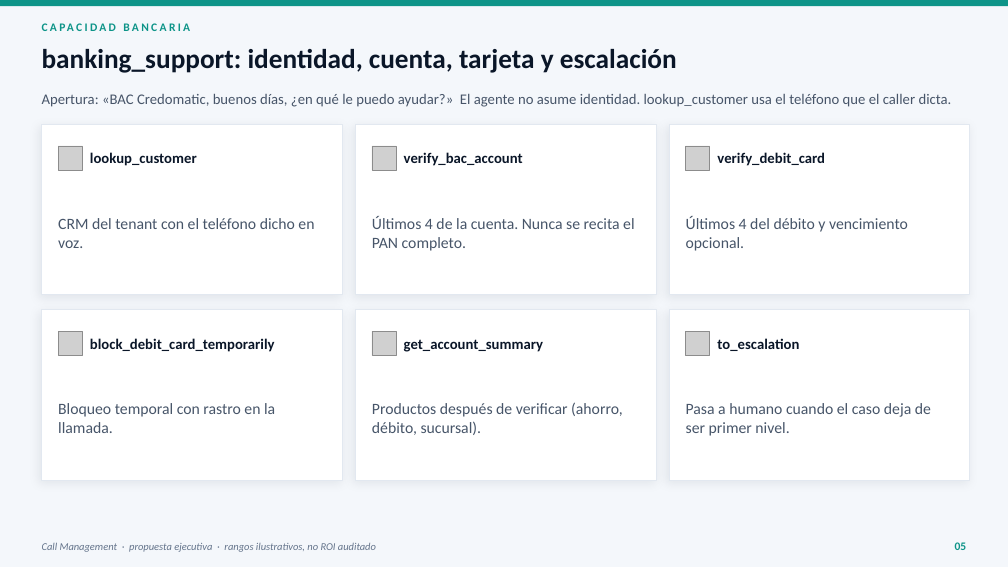
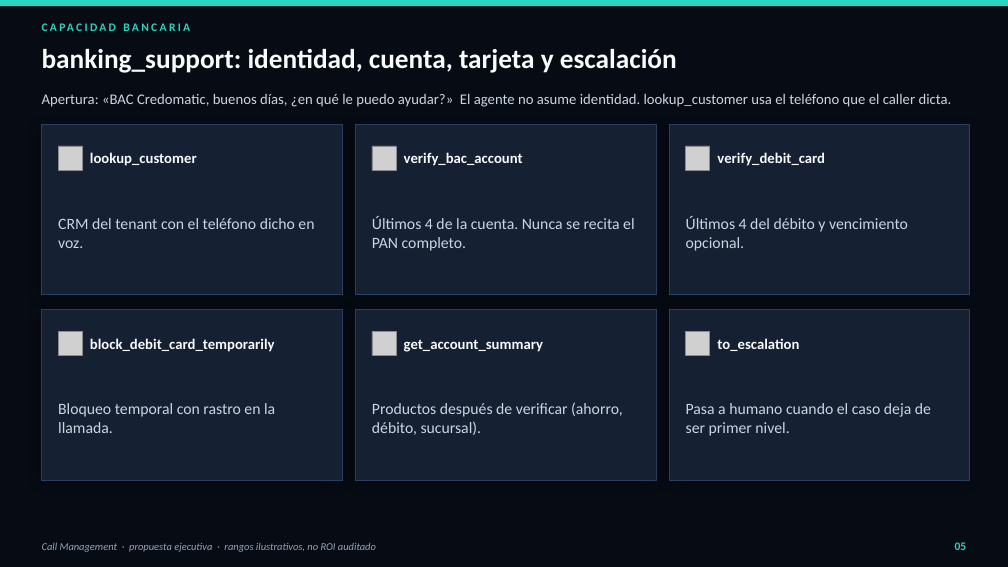
Before and after one commit to Zombie10/CallManagement, a slide deck: slide 5 of docs/Propuesta_Callcenter_Bancario.pptx. Drawn at 1008x567 pixels with LibreOffice and Linux fonts; fonts in the diff are those of the drawing; grey boxes stand for pictures. Boxes give left, top, right and bottom in pixels: in the first picture for what was removed or moved away, otherwise in the second. Text is boxed around its words. In the diff, an @@ line names an element or a change of style, - is before the commit and + after.

Commit message:
docs: dark theme and higher-contrast charts for the banking proposal
All slides use navy surfaces; doughnut and bar charts render on a dark
plot with teal/sky/amber series and light labels instead of a white box.

```diff
--- a/docs/Propuesta_Callcenter_Bancario.pptx
+++ b/docs/Propuesta_Callcenter_Bancario.pptx
@@ background #F4F7FB to #070B14 @@
@@ rectangle at bbox=[0, 0, 1008, 6]: fill #0D9488 to #2DD4BF @@
@@ text "CAPACIDAD BANCARIA" at bbox=[42, 17, 966, 38]: text colour #0D9488 to #2DD4BF @@
@@ fill #FFFFFF to #152033; outline #E2E8F0 1 pt to #2A4060 1 pt; shadow changed in 6 elements at bbox=[42, 125, 343, 295], bbox=[355, 125, 656, 295], bbox=[669, 125, 970, 295], bbox=[42, 310, 343, 480], bbox=[355, 310, 656, 480], bbox=[669, 310, 970, 480] @@
@@ text colour #0A1628 to #F8FAFC in 7 elements at bbox=[42, 49, 677, 73], bbox=[90, 152, 197, 166], bbox=[404, 152, 523, 166], bbox=[717, 152, 825, 166], bbox=[90, 338, 275, 352], bbox=[404, 339, 543, 352], bbox=[717, 338, 799, 351] @@
@@ text colour #475569 to #CBD5E1 in 7 elements at bbox=[42, 93, 952, 107], bbox=[58, 218, 314, 248], bbox=[372, 216, 634, 251], bbox=[686, 216, 908, 251], bbox=[58, 403, 275, 433], bbox=[372, 402, 623, 435], bbox=[686, 403, 931, 436] @@
@@ text "Call Management · propuesta ejecutiva ..." at bbox=[42, 542, 376, 552]: text colour #64748B to #94A3B8 @@
@@ text "05" at bbox=[955, 542, 967, 550]: text colour #0D9488 to #2DD4BF @@
```
Also in this commit, not shown: 11 other slides changed, 2 other files.
